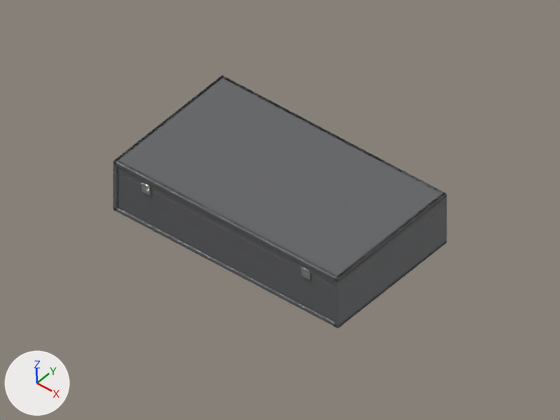
The Blender file pockets-volume-2-model.blend as it was, and as the next commit left it.
Before and after are seen from the file's camera 'Camera'. Arrows for +X, +Y and +Z are at lower left; the lights stay in place. The first picture is the older version.

The older version as bpy lines, for what is in view:
```python
ob_case_base = bpy.data.objects.new('Case_base', me_cube_022)
ob_case_base.parent = ob_pocket_case
ob_case_base.location = (0.0, 0.0, 0.00279)
ob_case_end_001 = bpy.data.objects.new('Case_end.001', me_cube_024)
ob_case_end_001.parent = ob_pocket_case
ob_case_end_001.location = (0.0, -0.0978, 0.0298)
ob_case_end_001.scale = (1.0, 1.0, 1.27)
ob_case_side = bpy.data.objects.new('Case_side', me_cube_025)
ob_case_side.parent = ob_pocket_case
ob_case_side.location = (-0.169, 0.0, 0.0298)
ob_case_side.scale = (1.0, 1.0, 1.27)
ob_case_side_001 = bpy.data.objects.new('Case_side.001', me_cube_026)
ob_case_side_001.parent = ob_pocket_case
ob_case_side_001.location = (0.169, 0.0, 0.0298)
ob_case_side_001.scale = (1.0, 1.0, 1.27)
ob_lid_end_001 = bpy.data.objects.new('Lid_end.001', me_cube_028)
ob_lid_end_001.parent = ob_pocket_lid
ob_lid_end_001.location = (0.0, -0.197, 0.00826)
ob_lid_side = bpy.data.objects.new('Lid_side', me_cube_045)
ob_lid_side.parent = ob_pocket_lid
ob_lid_side.location = (-0.169, -0.0991, 0.00826)
ob_lid_side_001 = bpy.data.objects.new('Lid_side.001', me_cube_046)
ob_lid_side_001.parent = ob_pocket_lid
ob_lid_side_001.location = (0.169, -0.0991, 0.00826)
ob_lid_top = bpy.data.objects.new('Lid_top', me_cube_047)
ob_lid_top.parent = ob_pocket_lid
ob_lid_top.location = (0.0, -0.0991, 0.014)
```
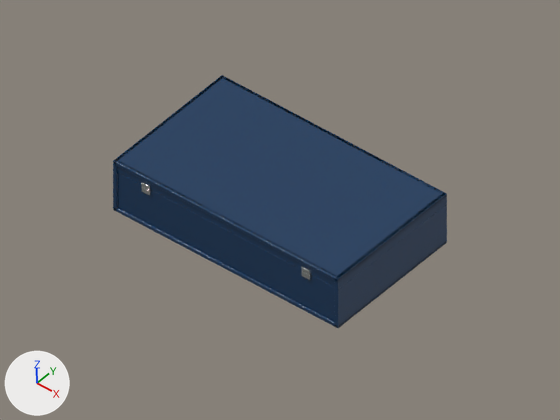
Changed parts and their boxes [x1, y1, x2, y2] in the pictures (560 x 420 px):
'Lid_top', recoloured (grey to blue)
    both: [114, 77, 447, 282]
'Case_end.001', recoloured (grey to blue)
    both: [118, 173, 335, 322]
'Case_side.001', recoloured
    both: [335, 204, 447, 328]
'Lid_end.001', recoloured
    both: [118, 161, 335, 287]
'Lid_side.001', recoloured
    both: [335, 192, 447, 290]
'Case_base', recoloured
    both: [116, 208, 446, 327]
'Lid_end', recoloured
    both: [223, 77, 443, 192]
'Lid_side', recoloured
    both: [113, 75, 225, 173]

Edits to the bpy script that builds the scene:
```text
Add img_plastic_exterior_color:
    img_plastic_exterior_color = load_image('Plastic exterior color', '_unpacked/finish-plastic-color.png', 256, 256, 'sRGB')
Add mat_utsw_shell_plastic_navy:
    mat_utsw_shell_plastic_navy = bpy.data.materials.new('UTSW shell plastic navy')
    # colours: dark blue #00355d
    # uses the picture img_finish_plastic_normal_png
    # uses the picture img_plastic_exterior_color
Change me_cube_022:
    where me_cube_022.from_pydata(...)  # 8 vertices, 6 faces; spans x -0.171..0.171, y -0.102..0.102, z -0.003..0.003
    remove me_cube_022.materials.append(mat_utsw_shell_plastic_gray)
    add me_cube_022.materials.append(mat_utsw_shell_plastic_navy)
Change me_cube_025:
    where me_cube_025.from_pydata(...)  # 8 vertices, 6 faces; spans x -0.003..0.003, y -0.102..0.102, z -0.023..0.023
    remove me_cube_025.materials.append(mat_utsw_shell_plastic_gray)
    add me_cube_025.materials.append(mat_utsw_shell_plastic_navy)
Change me_cube_026:
    where me_cube_026.from_pydata(...)  # 8 vertices, 6 faces; spans x -0.003..0.003, y -0.102..0.102, z -0.023..0.023
    remove me_cube_026.materials.append(mat_utsw_shell_plastic_gray)
    add me_cube_026.materials.append(mat_utsw_shell_plastic_navy)
Change me_cube_024:
    where me_cube_024.from_pydata(...)  # 8 vertices, 6 faces; spans x -0.166..0.166, y -0.002..0.002, z -0.023..0.023
    remove me_cube_024.materials.append(mat_utsw_shell_plastic_gray)
    add me_cube_024.materials.append(mat_utsw_shell_plastic_navy)
Change me_cube_047:
    where me_cube_047.from_pydata(...)  # 8 vertices, 6 faces; spans x -0.171..0.171, y -0.102..0.102, z -0.003..0.003
    remove me_cube_047.materials.append(mat_utsw_shell_plastic_gray)
    add me_cube_047.materials.append(mat_utsw_shell_plastic_navy)
Change me_cube_045:
    where me_cube_045.from_pydata(...)  # 8 vertices, 6 faces; spans x -0.003..0.003, y -0.102..0.102, z -0.008..0.008
    remove me_cube_045.materials.append(mat_utsw_shell_plastic_gray)
    add me_cube_045.materials.append(mat_utsw_shell_plastic_navy)
Change me_cube_046:
    where me_cube_046.from_pydata(...)  # 8 vertices, 6 faces; spans x -0.003..0.003, y -0.102..0.102, z -0.008..0.008
    remove me_cube_046.materials.append(mat_utsw_shell_plastic_gray)
    add me_cube_046.materials.append(mat_utsw_shell_plastic_navy)
Change me_cube_027:
    where me_cube_027.from_pydata(...)  # 8 vertices, 6 faces; spans x -0.166..0.166, y -0.003..0.003, z -0.008..0.008
    remove me_cube_027.materials.append(mat_utsw_shell_plastic_gray)
    add me_cube_027.materials.append(mat_utsw_shell_plastic_navy)
Change me_cube_028:
    where me_cube_028.from_pydata(...)  # 8 vertices, 6 faces; spans x -0.166..0.166, y -0.002..0.002, z -0.008..0.008
    remove me_cube_028.materials.append(mat_utsw_shell_plastic_gray)
    add me_cube_028.materials.append(mat_utsw_shell_plastic_navy)
```
